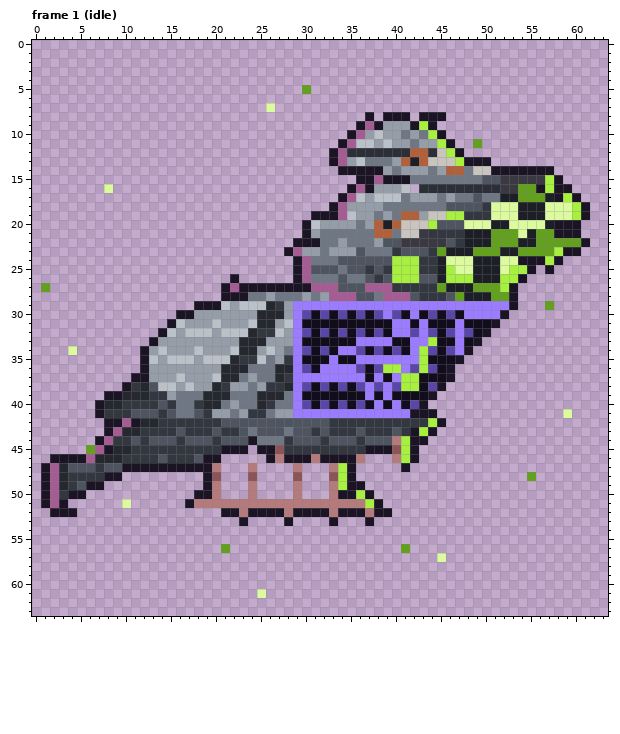
Two states of a pixel-art file, tools/art/creatures/bit_arquetipo/bit_arquetipo.aseprite. The picture above is the old version.
64x64 pixels, 34 frames. Shown: frame 1 (idle). The commit also changed other frames, which this record leaves out.
And afterwards:
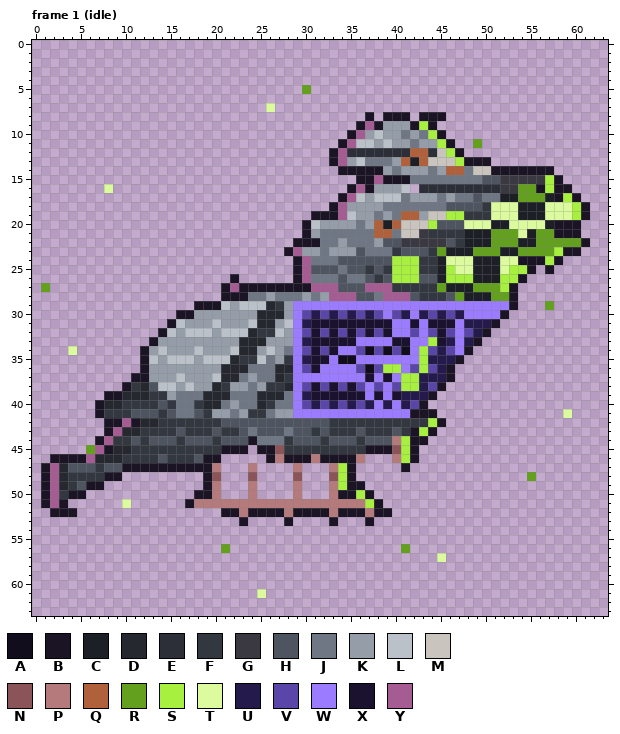
Palette (. is transparent): A #120d1c  B #1a1424  C #1d1f26  D #26282f  E #2c2f38  F #33373f  G #3a3840  H #4e5560  J #6e7783  K #959da8  L #bbc1c8  M #c9c4be  N #8a5459  P #b57a7c  Q #b0603a  R #62a01e  S #a8f040  T #dcfa9e  U #241b4c  V #5a45a8  W #9b7bff  X #1b1230  Y #a45c92
From old to new:
Frame 1 (idle), layer "corpo":
Colour A gives way to colour U in row 30 at x 31, 33, 35, 37, 41, 43, 45 and 47; in row 31 at x 30 and 48 to 50; in row 32 at x 49; in row 33 at x 30, 46 and 48; in row 34 at x 45; in row 35 at x 30 and 44 to 46.
Colour A gives way to colour U in row 36 at x 45; in row 37 at x 43 to 45; in row 38 at x 43; in row 39 at x 30 and 41 to 43; in row 40 at x 31, 33, 35, 37, 39 and 41.
Colour A gives way to colour X in row 31 at x 31 to 39, 42 and 44 to 46; in row 32 at x 31, 33, 35, 37, 39 and 45; in row 33 at x 31 to 35, 40 to 41 and 45; in row 34 at x 31 and 33; in row 35 at x 31 to 32; in row 36 at x 31.
Colour A gives way to colour X in row 37 at x 37 and 39; in row 38 at x 31, 33 and 35; in row 39 at x 31 to 36, 38 and 40.
Pixel boxes of the changes (left, top, right, bottom) in both pictures:
changed: (302, 310, 491, 409)
